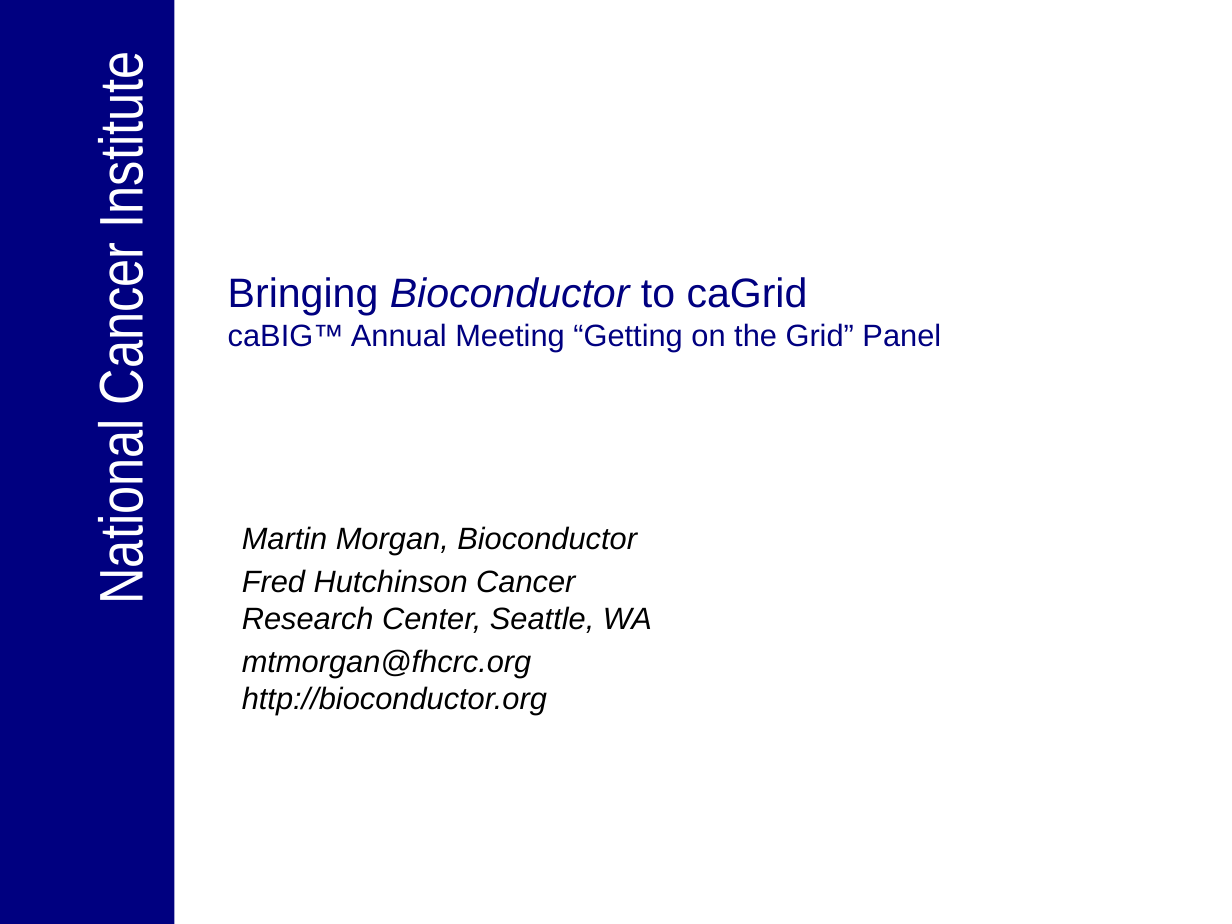
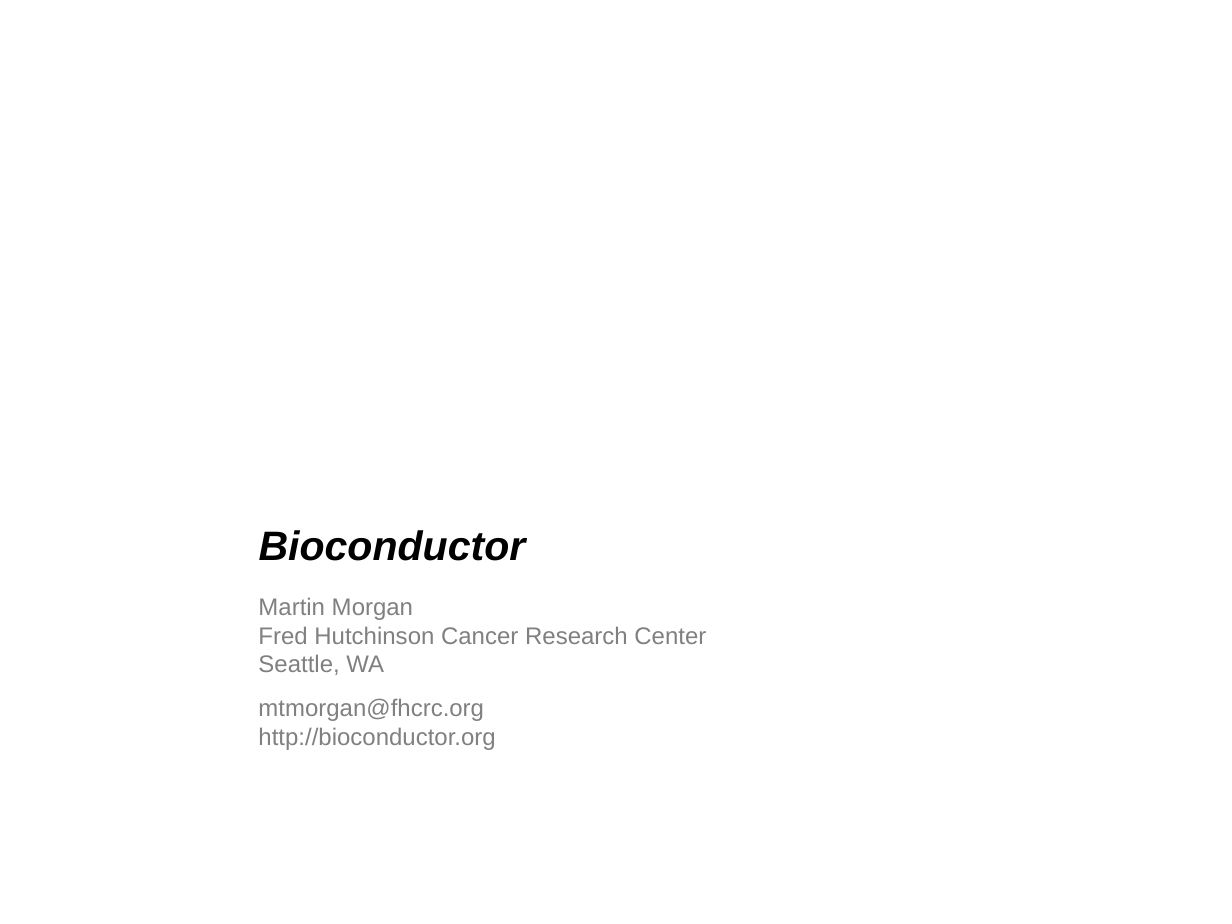
Before and after one commit to NCIP/bioconductor, a slide deck: slide 1 of bioconductor/Presentations/caBIG_Annual_Meeting_2007_Getting_on_the_grid_panel.ppt. Drawn at 1232x924 pixels with LibreOffice and Linux fonts; fonts in the diff are those of the drawing; background and template pictures are left out. Boxes give left, top, right and bottom in pixels: in the first picture for what was removed or moved away, otherwise in the second. Text is boxed around its words. In the diff, an @@ line names an element or a change of style, - is before the commit and + after.

```diff
--- a/bioconductor/Presentations/caBIG_Annual_Meeting_2007_Getting_on_the_grid_panel.ppt
+++ b/bioconductor/Presentations/caBIG_Annual_Meeting_2007_Getting_on_the_grid_panel.ppt
@@ rectangle removed at box(0, 0, 175, 924) @@
@@ text removed at box(86, 68, 156, 598) @@
-National Cancer Institute
@@ title added at box(0, 216, 1232, 298), 36 pt, text #FFFFFF, bold @@
+caGrid 1.0 Reference Implementations
@@ title removed at box(228, 277, 941, 352) @@
-Bringing Bioconductor to caGrid
-caBIG™ Annual Meeting “Getting on the Grid” Panel
@@ subtitle added at box(259, 530, 526, 561), 24 pt, text #000000, bold, italic @@
+Bioconductor
@@ text "Martin Morgan Fred Hutchinson Cancer ...": place and size @@
-text "Martin Morgan Fred Hutchinson Cancer ..." at box(242, 526, 652, 714)
+text "Martin Morgan Fred Hutchinson Cancer ..." at box(258, 597, 706, 750)
@@ text at box(258, 597, 706, 675): text changed; size 18 to 14 pt; text colour #000000 to #808080; italic off @@
-Martin Morgan, Bioconductor
-Fred Hutchinson Cancer Research Center, Seattle, WA
+Martin Morgan
+Fred Hutchinson Cancer Research Center
+Seattle, WA
@@ text at box(258, 698, 495, 750): size 18 to 14 pt, text colour #000000 to #808080, italic off in "mtmorgan@fhcrc.org http://bioconductor.org"; more space between paragraphs @@
```
Also in this commit, not shown: 5 other slides changed, 2 slides added, 2 slides removed.
